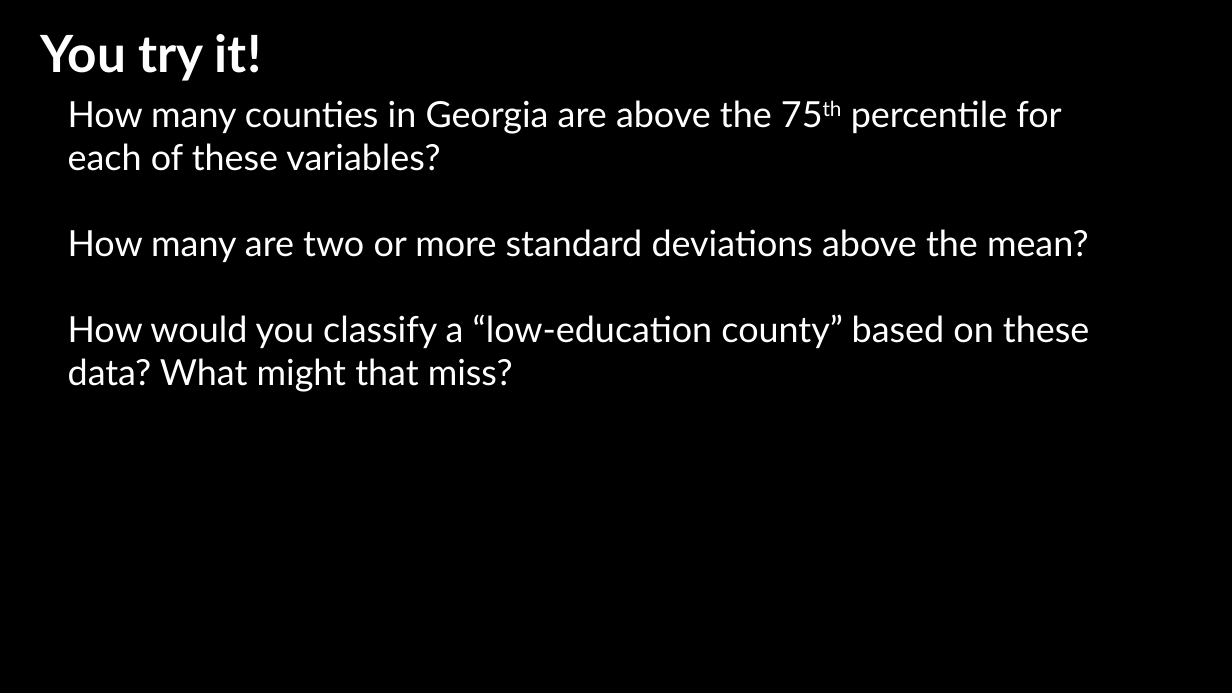
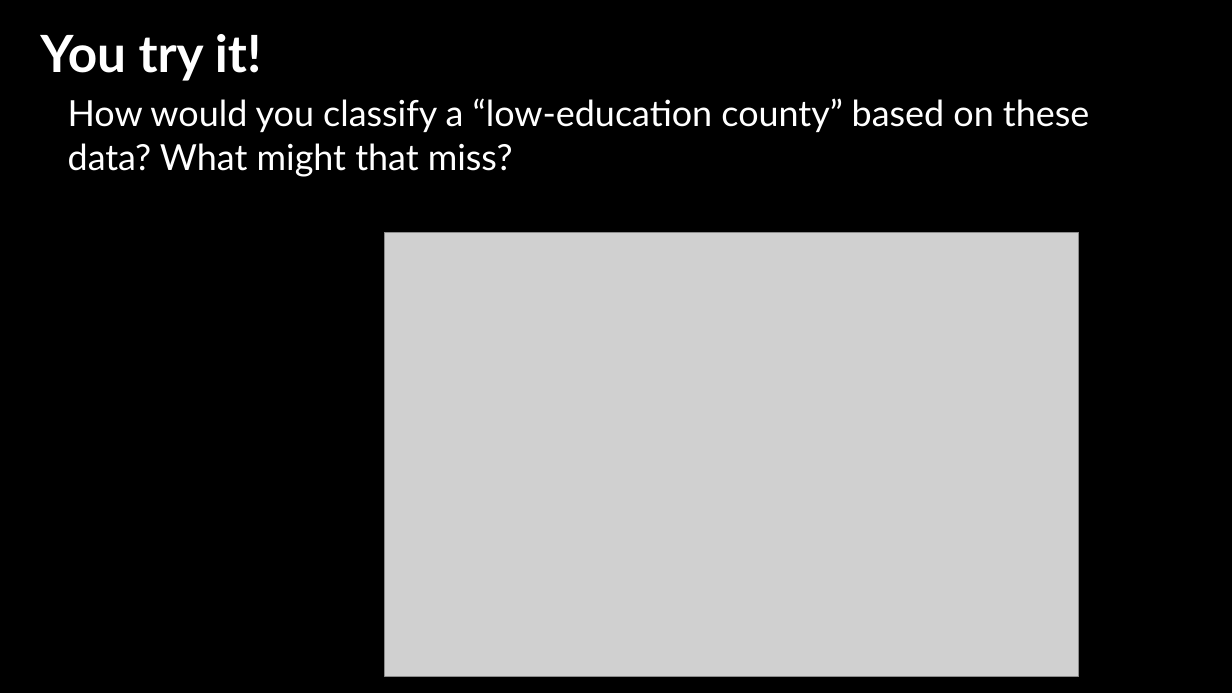
Before and after one commit to jshannon75/geog4300, a slide deck: slide 12 of in_class_slides/geog4300_W03-1 Classification and descriptive stats.pptx. Drawn at 1232x693 pixels with LibreOffice and Linux fonts; fonts in the diff are those of the drawing; grey boxes stand for pictures; background and template pictures are left out. Boxes give left, top, right and bottom in pixels: in the first picture for what was removed or moved away, otherwise in the second. Text is boxed around its words. In the diff, an @@ line names an element or a change of style, - is before the commit and + after.

```diff
--- a/in_class_slides/geog4300_W03-1 Classification and descriptive stats.pptx
+++ b/in_class_slides/geog4300_W03-1 Classification and descriptive stats.pptx
@@ text at (x1=68, y1=100, x2=1089, y2=262): paragraphs removed @@
-How many counties in Georgia are above the 75th percentile for each of these variables?
-How many are two or more standard deviations above the mean?
@@ picture added at (x1=384, y1=233, x2=1079, y2=677) @@
```
Also in this commit, not shown: 4 other slides changed, 1 slide added, 1 slide removed, 1 other file.
